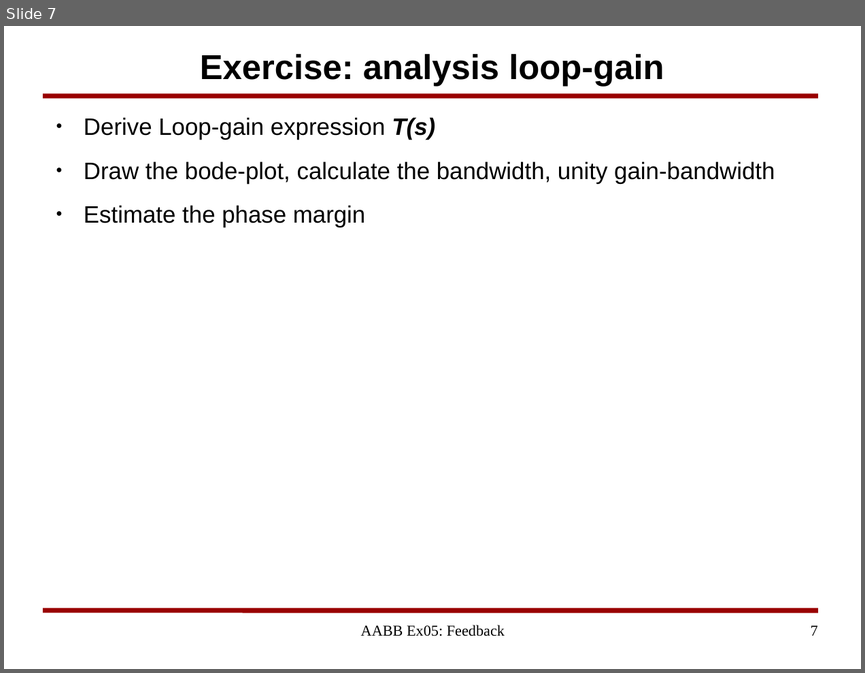
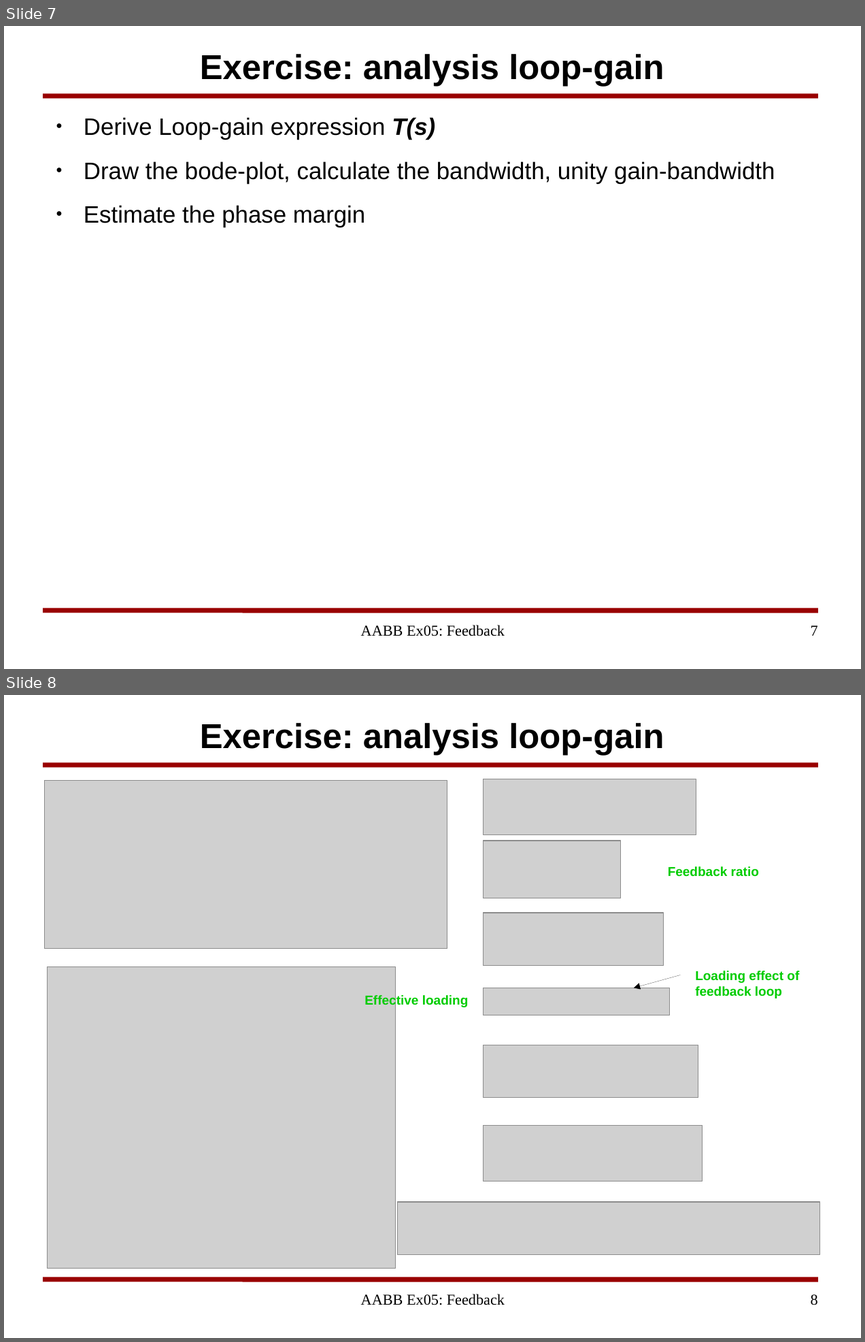
Before and after one commit to yuanzx10/Study, a slide deck: IntegratedCircuits/Notes/AABB_Exercise05_Feedback.odp. Shown one above the other, each under a label of ours: slide 7 before the commit, slides 7 and 8 after it. The pictures are 865x673 and 865x1342 pixels, drawn with LibreOffice and Linux fonts; fonts in the diff are those of the drawing; grey boxes stand for pictures; background and template pictures are left out. Boxes give left, top, right and bottom in pixels: in the first picture for what was removed or moved away, otherwise in the second. Text is boxed around its words. In the diff, an @@ line names an element or a change of style, - is before the commit and + after.

Commit message:
AABB_Ex5 final

```diff
--- a/IntegratedCircuits/Notes/AABB_Exercise05_Feedback.odp
+++ b/IntegratedCircuits/Notes/AABB_Exercise05_Feedback.odp
@@ slide 8 added at box(4, 695, 861, 1338), background #FFFFFF; not listed: 2 template elements that a slide beside it also shows @@
@@ title added at box(200, 723, 664, 755), 32 pt, text #000000, bold @@
+Exercise: analysis loop-gain
@@ picture added at box(44, 781, 447, 949) @@
@@ picture added at box(483, 779, 696, 835) @@
@@ picture added at box(483, 841, 621, 898) @@
@@ text added at box(668, 866, 759, 877), 12 pt, text #00CC00, bold @@
+Feedback ratio
@@ picture added at box(483, 913, 664, 966) @@
@@ picture added at box(48, 966, 396, 1268) @@
@@ arrow added from (681, 975) to (634, 988), #000000 0 pt @@
@@ text added at box(695, 970, 799, 998), 12 pt, text #00CC00, bold @@
+Loading effect of feedback loop
@@ text added at box(364, 994, 468, 1007), 12 pt, text #00CC00, bold @@
+Effective loading
@@ picture added at box(483, 988, 670, 1015) @@
@@ picture added at box(483, 1045, 698, 1098) @@
@@ picture added at box(483, 1125, 702, 1181) @@
@@ picture added at box(398, 1202, 819, 1255) @@
@@ text added at box(361, 1293, 504, 1305), 14 pt, text #000000 @@
+AABB Ex05: Feedback
@@ page number added at box(810, 1294, 818, 1305), 14 pt, text #000000 @@
+8
```
Also in this commit, not shown: 1 slide changed, 1 other slide added.
